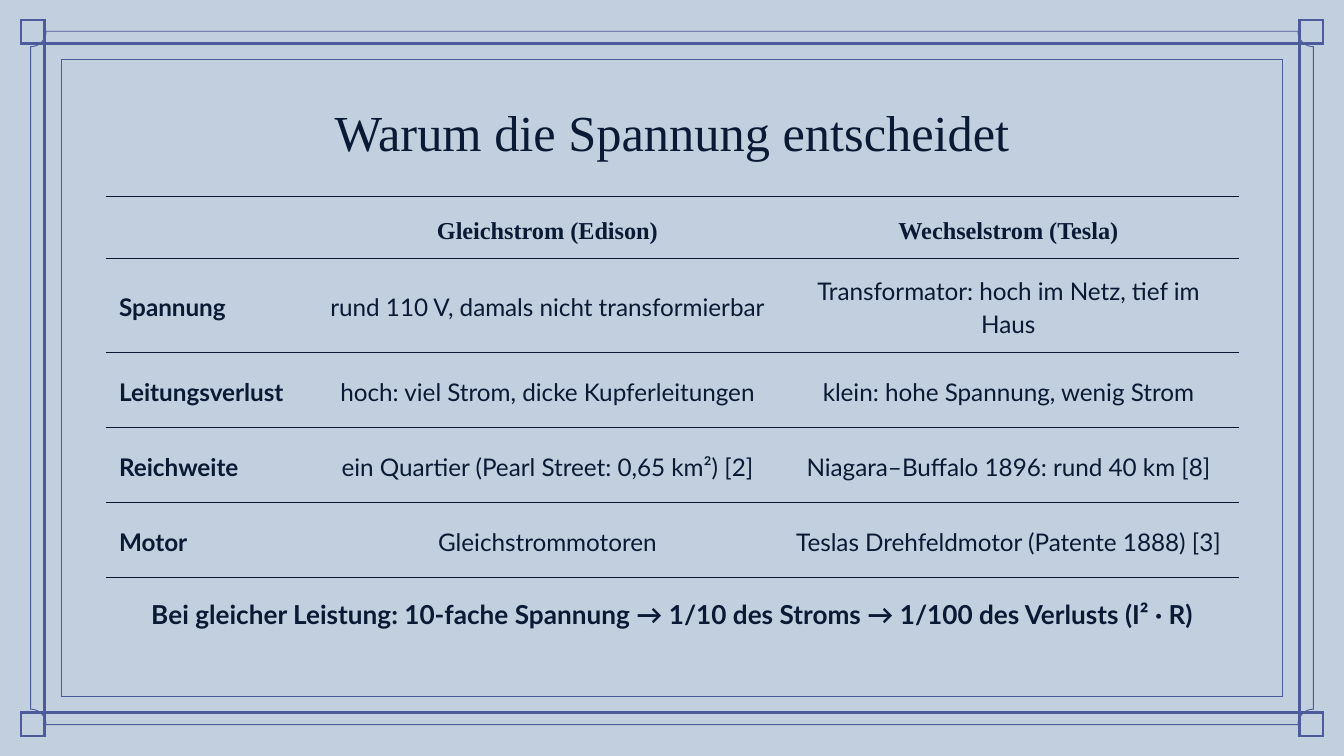
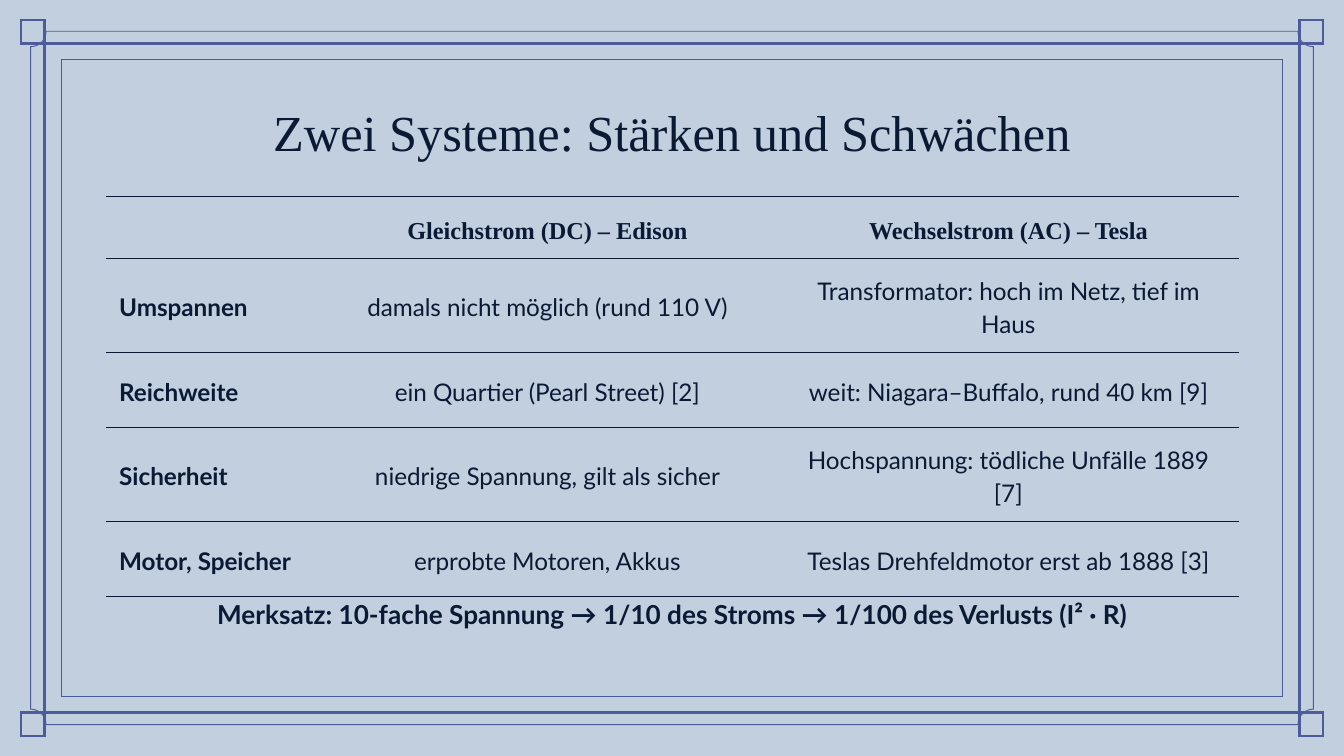
Before and after one commit to simonbruder-hub/Edison_vs_Westinghouse, a slide deck: slide 6 of abgabe/Praesentation_Stromkrieg_Bruder.pptx (slide 7 before the commit). Drawn at 1344x756 pixels with LibreOffice and Linux fonts; fonts in the diff are those of the drawing; background and template pictures are left out. Boxes give left, top, right and bottom in pixels: in the first picture for what was removed or moved away, otherwise in the second. Text is boxed around its words. In the diff, an @@ line names an element or a change of style, - is before the commit and + after.

```diff
--- a/abgabe/Praesentation_Stromkrieg_Bruder.pptx
+++ b/abgabe/Praesentation_Stromkrieg_Bruder.pptx
@@ title at [273,116,1070,162]: text changed @@
-Warum die Spannung entscheidet
+Zwei Systeme: Stärken und Schwächen
@@ table at [106,196,1239,578] @@
-row 1, column 2: Gleichstrom (Edison)
+row 1, column 2: Gleichstrom (DC) – Edison
-row 1, column 3: Wechselstrom (Tesla)
+row 1, column 3: Wechselstrom (AC) – Tesla
-row 2, column 1: Spannung
+row 2, column 1: Umspannen
-row 2, column 2: rund 110 V, damals nicht transformierbar
+row 2, column 2: damals nicht möglich (rund 110 V)
-row 3: Leitungsverlust | hoch: viel Strom, dicke Kupferleitungen | klein: hohe Spannung, wenig Strom
+row 3: Reichweite | ein Quartier (Pearl Street) [2] | weit: Niagara–Buffalo, rund 40 km [9]
-row 4: Reichweite | ein Quartier (Pearl Street: 0,65 km²) [2] | Niagara–Buffalo 1896: rund 40 km [8]
+row 4: Sicherheit | niedrige Spannung, gilt als sicher | Hochspannung: tödliche Unfälle 1889 [7]
-row 5: Motor | Gleichstrommotoren | Teslas Drehfeldmotor (Patente 1888) [3]
+row 5: Motor, Speicher | erprobte Motoren, Akkus | Teslas Drehfeldmotor erst ab 1888 [3]
@@ text at [217,602,1127,628]: text changed @@
-Bei gleicher Leistung: 10-fache Spannung → 1/10 des Stroms → 1/100 des Verlusts (I² · R)
+Merksatz: 10-fache Spannung → 1/10 des Stroms → 1/100 des Verlusts (I² · R)
```
Also in this commit, not shown: 16 other slides changed, 3 slides added, 2 slides removed, 16 other files.
